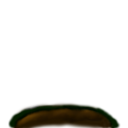
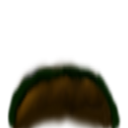
Two versions of the same layered image (128 x 128). Layer-by-layer changes:
painted on "Fons" over [7, 57, 122, 128]
